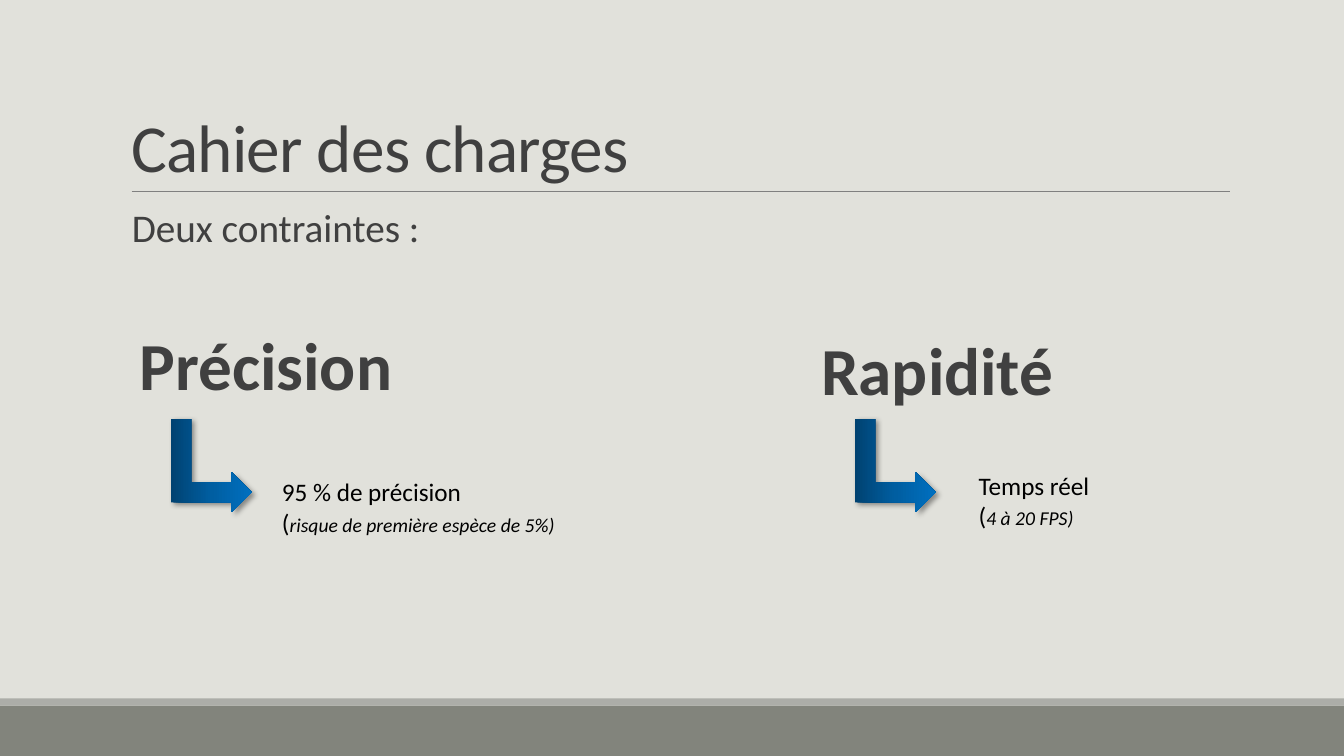
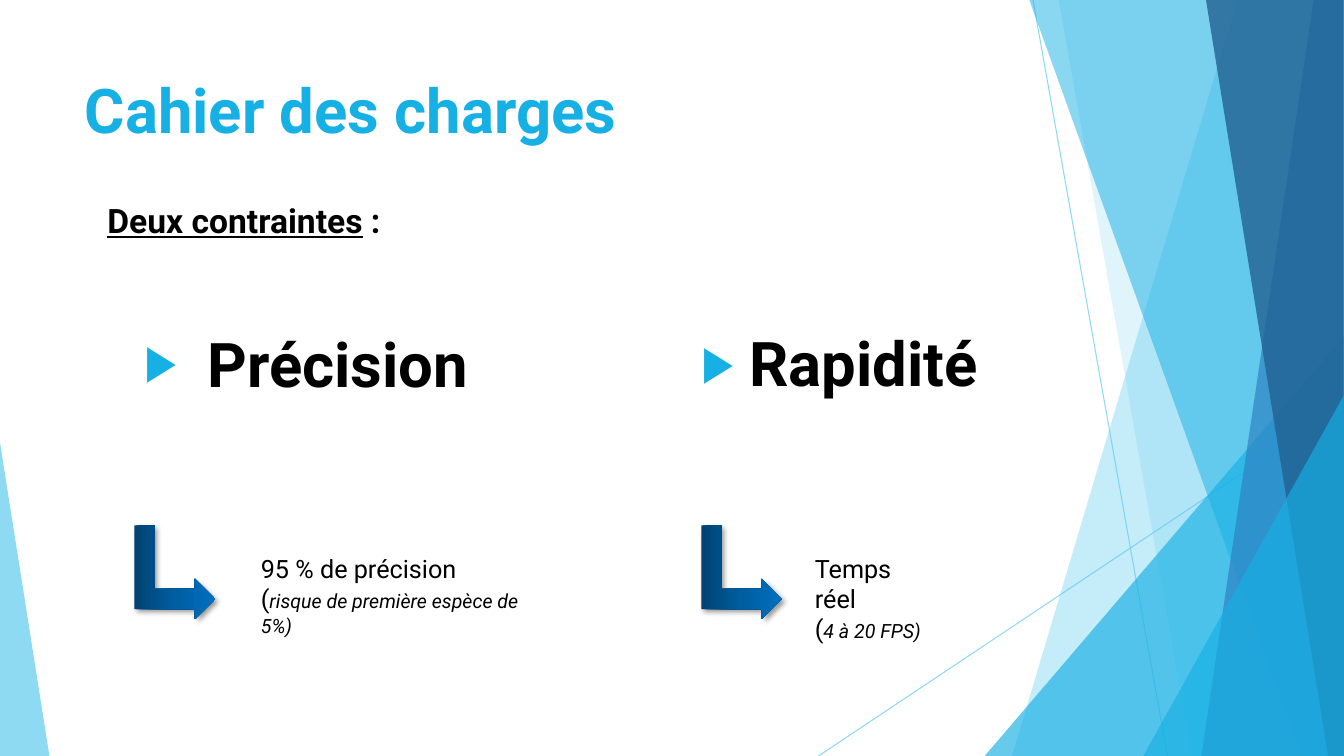
Before and after one commit to DGominski/ProjetE-ComptagePersonnes, a slide deck: slide 3 of Presentation/Projet E.pptx. Drawn at 1344x756 pixels with LibreOffice and Linux fonts; fonts in the diff are those of the drawing. Boxes give left, top, right and bottom in pixels: in the first picture for what was removed or moved away, otherwise in the second. Text is boxed around its words. In the diff, an @@ line names an element or a change of style, - is before the commit and + after.

Commit message:
présentation

```diff
--- a/Presentation/Projet E.pptx
+++ b/Presentation/Projet E.pptx
@@ background #E1E1DB to #FFFFFF @@
@@ title "Cahier des charges": place and size @@
-title "Cahier des charges" at <box>131,125,629,184</box>
+title "Cahier des charges" at <box>85,86,617,146</box>
@@ title "Cahier des charges" at <box>85,86,617,146</box>: size 48 to 44 pt, font Calibri to Roboto, text colour #404040 to #17B0E4, letter spacing -0.5 to 0 pt, letter outline none to #000000 0.75 pt, bold on; line spacing 0.85 to 1; vertical alignment bottom to top @@
@@ text "Deux contraintes :": place and size @@
-text "Deux contraintes :" at <box>132,215,400,391</box>
+text "Deux contraintes :" at <box>107,208,363,238</box>
@@ text "Deux contraintes :" at <box>107,208,363,238</box>: size 28 to 24 pt, font Calibri to Roboto, text colour #404040 to #000000, bold on, underline on; bullet   to none; line spacing 0.9 to 1; less space between paragraphs @@
@@ line removed from (132, 192) to (1231, 192) @@
@@ text "Rapidité": place and size @@
-text "Rapidité" at <box>821,348,1053,406</box>
+text "Rapidité" at <box>749,339,977,399</box>
@@ text "Rapidité" at <box>749,339,977,399</box>: size 48 to 44 pt, font Calibri to Roboto, text colour #404040 to #000000; bullet   to ▶; bullet colour #9DBFBE to #17B0E4 @@
@@ text at <box>140,343,392,391</box>: paragraph removed @@
-  Précision
@@ text added at <box>207,340,468,388</box>, 44 pt, text #000000, bold @@
+▶ Précision
@@ group added at <box>0,0,1344,756</box>: 5 freeform shapes, 3 triangles, 2 lines @@
@@ bent up arrow: place and size @@
-bent up arrow at <box>171,419,252,513</box>
+bent up arrow at <box>135,526,215,620</box>
@@ bent up arrow: place and size @@
-bent up arrow at <box>856,419,936,513</box>
+bent up arrow at <box>701,526,782,620</box>
@@ text "95 % de précision (risque ...": place and size @@
-text "95 % de précision (risque ..." at <box>282,483,555,535</box>
+text "95 % de précision (risque ..." at <box>261,559,518,638</box>
@@ text "95 % de précision (risque ..." at <box>261,559,518,638</box>: font Calibri to Roboto @@
@@ text "Temps réel (4 à 20 ..." at <box>815,560,920,643</box>: font Calibri to Roboto @@
@@ text "Temps réel (4 à 20 ...": place and size @@
-text "Temps réel (4 à 20 ..." at <box>979,477,1089,528</box>
+text "Temps réel (4 à 20 ..." at <box>815,560,920,643</box>
@@ rectangle removed at <box>0,706,1344,756</box> @@
@@ rectangle removed at <box>0,699,1344,706</box> @@
```
Also in this commit, not shown: 3 other slides changed, 7 slides added, 17 other files.
